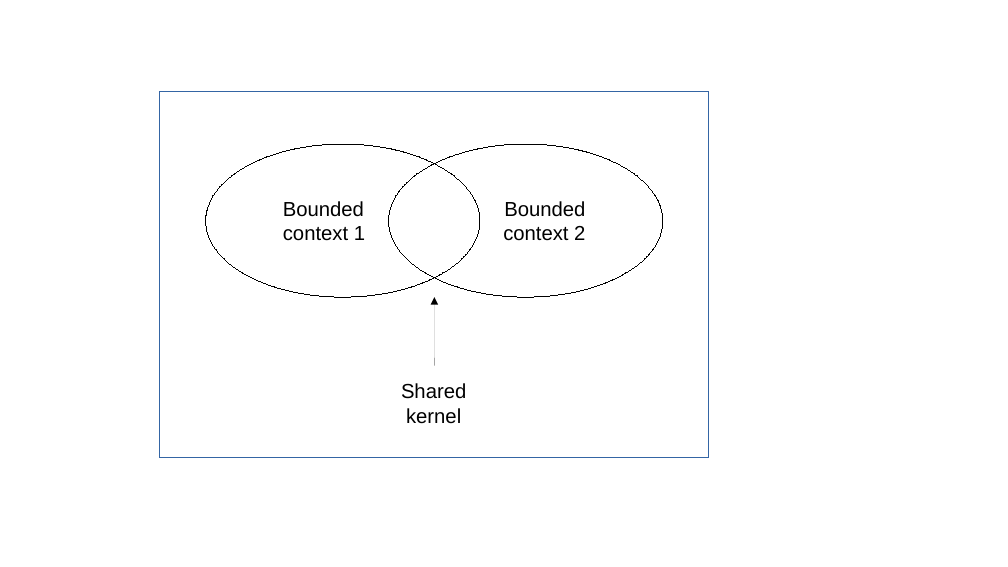
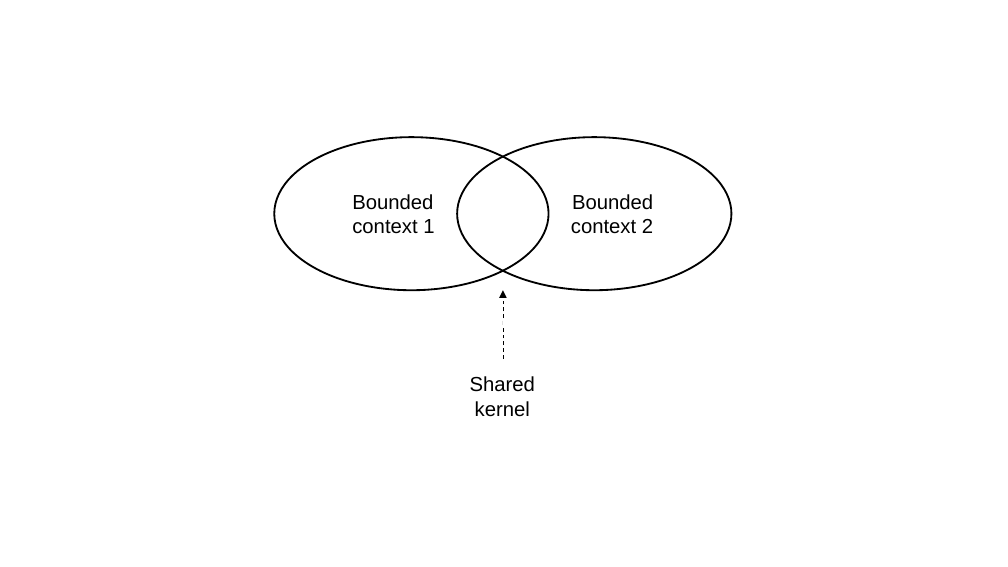
Before and after one commit to megakevin/end-point-blog, a slide deck: slide 8 of 2025/09/high-level-system-analysis-and-design-ddd-part-1/diagrams.odp (slide 7 before the commit). Drawn at 1008x567 pixels with LibreOffice and Linux fonts; fonts in the diff are those of the drawing. Boxes give left, top, right and bottom in pixels: in the first picture for what was removed or moved away, otherwise in the second. Text is boxed around its words. In the diff, an @@ line names an element or a change of style, - is before the commit and + after.

```diff
--- a/2025/09/high-level-system-analysis-and-design-ddd-part-1/diagrams.odp
+++ b/2025/09/high-level-system-analysis-and-design-ddd-part-1/diagrams.odp
@@ rectangle resized from (x1=160, y1=91, x2=709, y2=457) to (x1=229, y1=91, x2=777, y2=447) @@
@@ rectangle at (x1=229, y1=91, x2=777, y2=447): fill none to #FFFFFF; outline #3465A4 0 pt to #FFFFFF 0 pt @@
@@ ellipse "Bounded" moved from (x1=206, y1=145, x2=480, y2=297) to (x1=274, y1=137, x2=549, y2=290) @@
@@ ellipse "Bounded" at (x1=274, y1=137, x2=549, y2=290): outline #000000 0 pt to #000000 1.45 pt @@
@@ ellipse "Bounded" moved from (x1=389, y1=145, x2=663, y2=297) to (x1=457, y1=137, x2=732, y2=290) @@
@@ ellipse "Bounded" at (x1=457, y1=137, x2=732, y2=290): outline #000000 0 pt to #000000 1.45 pt @@
@@ arrow moved from (434, 366) - (434, 297) to (503, 359) - (503, 290) @@
@@ arrow (503, 359) - (503, 290): stroke #000000 0 pt to #000000 0 pt dashed @@
@@ text "Shared" moved from (x1=401, y1=383, x2=466, y2=424) to (x1=470, y1=376, x2=535, y2=417) @@
```
Also in this commit, not shown: 5 other slides changed, 4 slides added, 2 slides removed.
